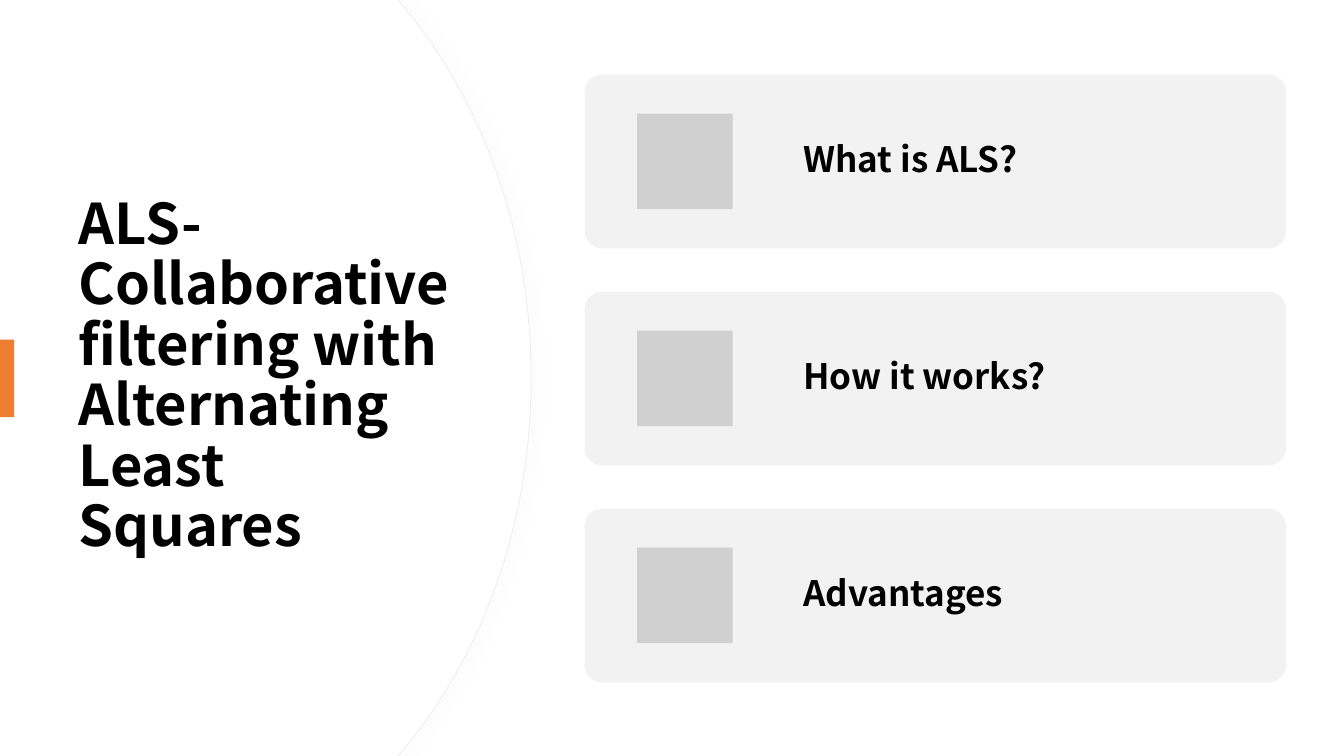
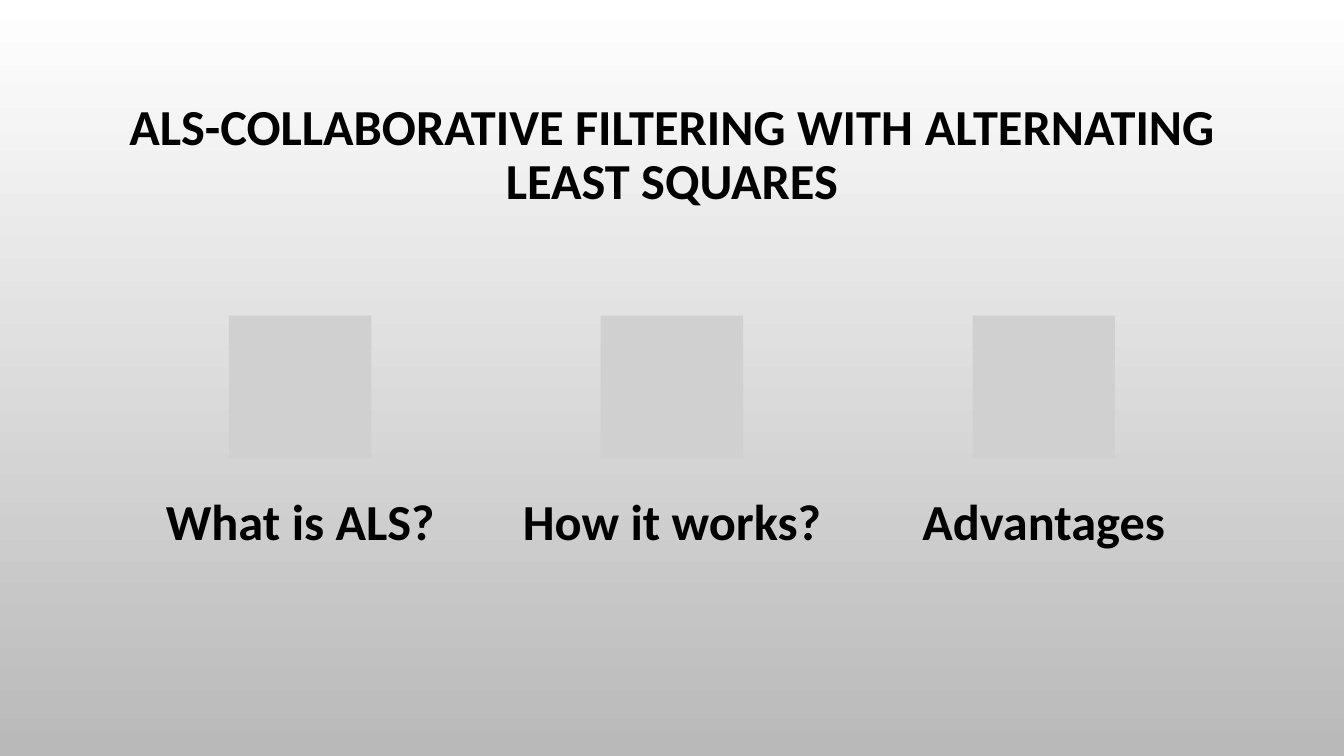
Before and after one commit to susie682/752-project, a slide deck: slide 5 of Commerce Product Recommendation with Spark ML-PPT - V2.pptx. Drawn at 1344x756 pixels with LibreOffice and Linux fonts; fonts in the diff are those of the drawing; grey boxes stand for pictures; background and template pictures are left out. Boxes give left, top, right and bottom in pixels: in the first picture for what was removed or moved away, otherwise in the second. Text is boxed around its words. In the diff, an @@ line names an element or a change of style, - is before the commit and + after.

Commit message:
format

```diff
--- a/Commerce Product Recommendation with Spark ML-PPT - V2.pptx
+++ b/Commerce Product Recommendation with Spark ML-PPT - V2.pptx
@@ background #FFFFFF to picture (left out) @@
@@ freeform shape removed at [0,0,531,756] @@
@@ freeform shape removed at [0,0,530,756] @@
@@ title at [129,112,1214,206]: text changed; size 40 to 36 pt; font Noto Sans CJK SC to Calibri @@
-ALS-Collaborative filtering with Alternating Least Squares
+ALS-COLLABORATIVE FILTERING WITH ALTERNATING LEAST SQUARES
@@ picture added at [229,316,371,458] @@
@@ picture added at [601,316,743,458] @@
@@ picture added at [973,316,1115,458] @@
@@ rectangle removed at [0,340,14,417] @@
@@ text "What is ALS?": place and size @@
-text "What is ALS?" at [804,143,1017,173]
+text "What is ALS?" at [166,504,435,541]
@@ size 25 to 36 pt, font Noto Sans CJK SC to Calibri; alignment left to centre; more space between paragraphs; vertical alignment middle to top in 3 elements at [922,504,1165,549], [166,504,435,541], [523,504,821,541] @@
@@ text "How it works?": place and size @@
-text "How it works?" at [804,360,1046,390]
+text "How it works?" at [523,504,821,541]
@@ text "Advantages": place and size @@
-text "Advantages" at [804,578,1004,615]
+text "Advantages" at [922,504,1165,549]
@@ group removed at [585,75,1287,683]: 3 rounded rectangles, 3 pictures @@
```
Also in this commit, not shown: 14 other slides changed.
